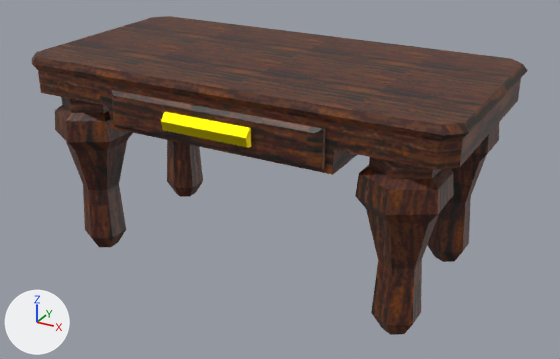
A saved change to the FBX model Assets/Models/HardwoodTable.fbx.
Before and after are seen from a 50 mm camera at (1.94, -3.45, 2.18) aimed at (0.06, -0.04, 0.47). Every picture has the same lights, and +X, +Y and +Z are marked at lower left.

The older version as bpy lines, for what is in view:
```python
mat_material = principled_material('Material')
mat_material.texture = img_pixelized_wood_png
me_cube_002 = bpy.data.meshes.new('Cube.002')
me_cube_002.from_pydata(...)  # 284 vertices, 256 faces; spans x -1.19..1.19, y -0.67..0.62, z 0.0..1.13
# faces by material slot: [248, 8]
me_cube_002.materials.append(mat_material)  # picture img_pixelized_wood_png
me_cube_002.materials.append(mat_material_001)  # yellow #e7d80c
ob_cube_001 = bpy.data.objects.new('Cube.001', me_cube_002)
ob_cube_001.location = (0.0, 0.0, 0.0)
```
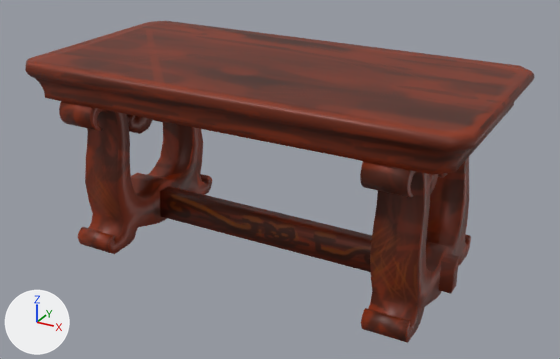
Scene script edits in JSON lines:
```json
{"op": "add", "block": "img_newtabletexture_png", "code": ["img_newtabletexture_png = load_image('newtabletexture.png', '../Textures/newtabletexture.png', 1024, 1024, 'sRGB')"]}
{"op": "set", "path": "mat_material.texture", "old": "img_pixelized_wood_png", "new": "img_newtabletexture_png"}
{"block": "me_cube_002", "where": "# used by ob_cube_001; location = (0.0, 0.0, 0.0)"}
{"op": "remove", "block": "me_cube_002", "code": "me_cube_002.from_pydata(...)  # 284 vertices, 256 faces; spans x -1.19..1.19, y -0.67..0.62, z 0.0..1.13"}
{"op": "add", "block": "me_cube_002", "code": "me_cube_002.from_pydata(...)  # 1377 vertices, 1360 faces; spans x -1.23..1.23, y -0.61..0.61, z 0.0..1.1"}
{"block": "me_cube_002", "change": "me_cube_002 part 1: the loose piece of 52 vertices spanning x -1.19..1.19, y -0.6..0.6, z 0.82..1.13 is rebuilt with 160 vertices and now spans x -1.23..1.23, y -0.61..0.61, z 0.91..1.1"}
{"block": "me_cube_002", "change": "me_cube_002 part 2: a new loose piece of 490 vertices spanning x -1.0..-0.76, y -0.59..0.59, z 0.0..0.95, in mat_material (picture img_newtabletexture_png)"}
{"block": "me_cube_002", "change": "me_cube_002 part 3: a new loose piece of 442 vertices spanning x 0.76..1.0, y -0.59..0.59, z 0.0..0.95, in mat_material (picture img_newtabletexture_png)"}
{"block": "me_cube_002", "change": "me_cube_002 part 4: a new loose piece of 156 vertices spanning x -0.94..-0.8, y -0.37..0.37, z 0.62..0.96, in mat_material (picture img_newtabletexture_png)"}
{"block": "me_cube_002", "change": "me_cube_002 part 5: a new loose piece of 116 vertices spanning x 0.8..0.94, y -0.37..0.37, z 0.62..0.96, in mat_material (picture img_newtabletexture_png)"}
{"block": "me_cube_002", "change": "me_cube_002 part 6: a new loose piece of 13 vertices spanning x -1.06..1.06, y -0.04..0.04, z 0.05..0.22, in mat_material (picture img_newtabletexture_png)"}
{"block": "me_cube_002", "change": "me_cube_002 part 7: the loose piece of 12 vertices spanning x -0.59..0.59, y -0.62..-0.41, z 0.84..1.04 is deleted"}
{"block": "me_cube_002", "change": "me_cube_002 part 8: the loose piece of 12 vertices spanning x -0.23..0.23, y -0.67..-0.57, z 0.89..0.99 is deleted"}
{"block": "me_cube_002", "change": "me_cube_002 part 9"}
{"block": "me_cube_002", "change": "104 vertices are removed from x -1.09..-0.71, y -0.62..0.62, z 0.0..1.02"}
{"block": "me_cube_002", "change": "94 faces are deleted"}
{"block": "me_cube_002", "change": "me_cube_002 part 10"}
{"block": "me_cube_002", "change": "104 vertices are removed from x 0.71..1.09, y -0.62..0.62, z 0.0..1.02"}
{"block": "me_cube_002", "change": "94 faces are deleted"}
{"block": "me_cube_002", "change": "me_cube_002 part 11: the surface is now shaded smooth"}
{"op": "remove", "block": "me_cube_002", "code": "me_cube_002.materials.append(mat_material_001)  # yellow #e7d80c"}
```

Where the change shows, as pixel boxes (x1, y1, x2, y2) in the pictures (560 x 359 px):
```json
{"object": "Cube.001", "change": "surface changed, reshaped", "before": [32, 16, 528, 335], "after": [25, 21, 535, 343]}
{"part": 1, "of": "me_cube_002", "change": "rebuilt", "before": [32, 16, 528, 175], "after": [25, 21, 535, 175]}
{"part": 2, "of": "me_cube_002", "change": "added", "after": [59, 101, 212, 254], "on screen": "red"}
{"part": 3, "of": "me_cube_002", "change": "added", "after": [360, 157, 471, 343], "on screen": "brown"}
{"part": 4, "of": "me_cube_002", "change": "added", "after": [127, 114, 164, 134]}
{"part": 5, "of": "me_cube_002", "change": "added", "after": [429, 173, 448, 194]}
{"part": 6, "of": "me_cube_002", "change": "added", "after": [160, 186, 459, 293], "on screen": "red"}
{"part": 7, "of": "me_cube_002", "change": "deleted", "before": [111, 89, 326, 170], "on screen": "brown"}
{"part": 8, "of": "me_cube_002", "change": "deleted", "before": [161, 112, 251, 147], "on screen": "yellow"}
{"part": 9, "of": "me_cube_002", "change": "deleted", "before": [55, 97, 203, 247], "on screen": "brown"}
{"part": 10, "of": "me_cube_002", "change": "deleted", "before": [355, 123, 499, 335], "on screen": "brown"}
```
